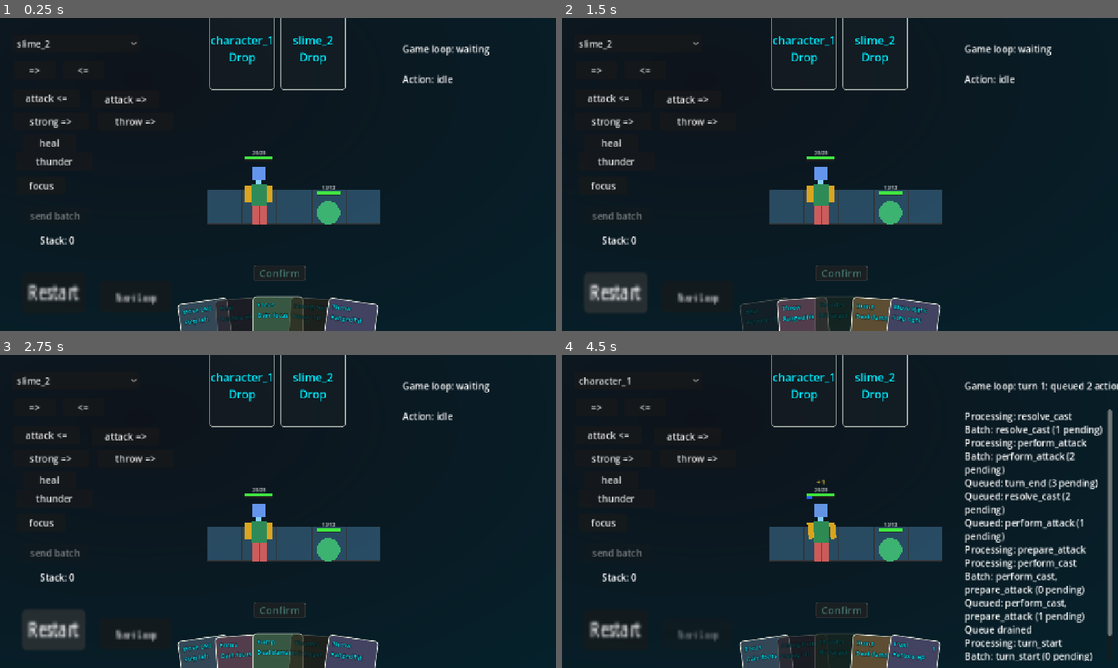
Above: before the commit, frames 1-4 (two rows, left to right).
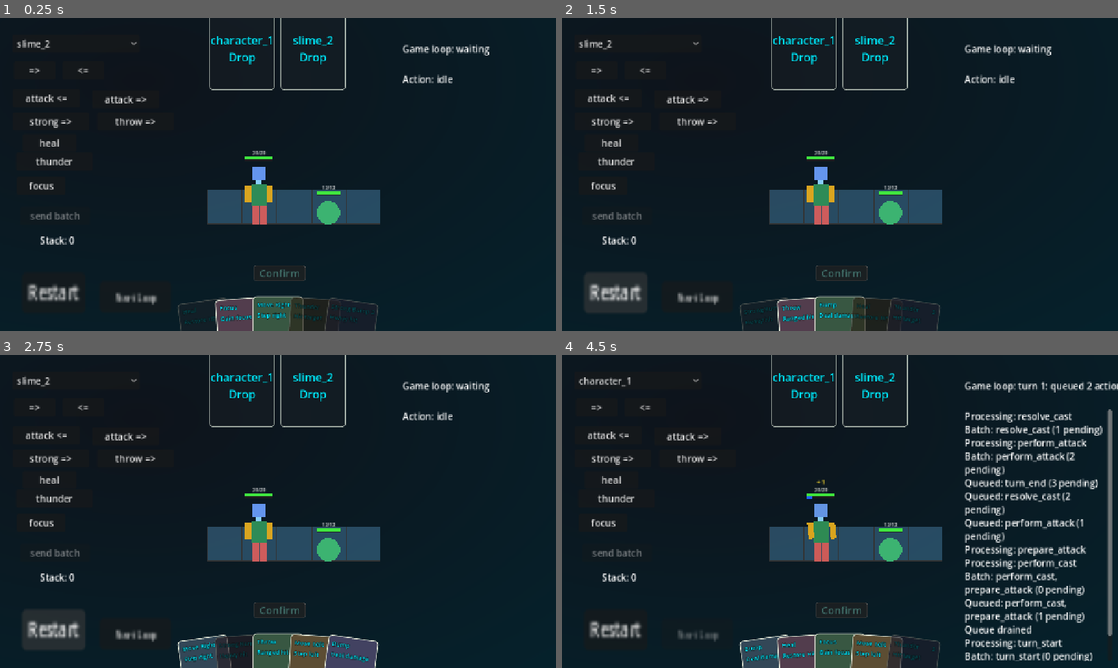
Above: after the commit, the same moments.

Repository: bubblecigar/turn-base-game
Game: Godot game, scene res://scenes/main.tscn
The game is run twice, just before and just after one commit, with the same random seed, the same clock (stepped at 60 frames per second) and the same inputs.
Inputs:
- Up to frame 1 (0.25 s): no input
- Up to frame 2 (1.5 s): click "Restart" at 0.5 s; click "Restart" at 1.25 s
- Up to frame 3 (2.75 s): click "Restart" at 2 s
- Up to frame 4 (4.5 s): click "Start Loop" at 2.75 s; click "slime_2" at 3.5 s; click "=>" at 4.25 s

The runs differ from the first frame. In frame 1, 2.3% of the frame differs, in the area x 32-68%, y 89-100%; in frame 2, 2.3%; in frame 3, 1.6%; in frame 4, 2.5%, in the area x 33-68%, y 88-100%.

Commit message:
refactor card_pool service from hand_gui

Diff:
--- /dev/null
+++ b/scenes/gui/card_pool_service.gd
@@ -0,0 +1,67 @@
+extends RefCounted
+
+const ENTITY_CARD_POOL_SIZE := 5
+
+var _state_store: Node
+var _cards: Array[Dictionary] = _load_card_templates()
+
+
+func _init(state_store: Node) -> void:
+	_state_store = state_store
+
+
+static func _load_card_templates() -> Array[Dictionary]:
+	var file := FileAccess.open("res://scenes/gui/card_templates.json", FileAccess.READ)
+	if file == null:
+		push_error("Failed to open card_templates.json")
+		return []
+	var parsed: Variant = JSON.parse_string(file.get_as_text())
+	if not parsed is Dictionary:
+		push_error("card_templates.json must be a JSON object")
+		return []
+	var result: Array[Dictionary] = []
+	for id: String in (parsed as Dictionary):
+		var item: Variant = (parsed as Dictionary)[id]
+		if item is Dictionary:
+			var entry := (item as Dictionary).duplicate()
+			entry["id"] = id
+			result.append(entry)
+	return result
+
+
+func set_cards(cards: Array[Dictionary]) -> void:
+	_cards = cards.duplicate(true)
+
+
+func ensure_card_pools_for_entities(entities: Dictionary) -> void:
+	if _state_store == null:
+		return
+
+	for raw_entity_id: Variant in entities:
+		var entity_id := StringName(str(raw_entity_id))
+		if entity_id == &"" or _state_store.has_entity_card_pool(entity_id):
+			continue
+
+		_state_store.set_entity_card_pool(entity_id, _create_random_card_pool())
+
+
+func get_current_entity_cards(entity_id: StringName) -> Array[Dictionary]:
+	if _state_store == null:
+		return _cards.duplicate(true)
+	if entity_id == &"":
+		return []
+
+	return _state_store.get_entity_card_pool(entity_id)
+
+
+func _create_random_card_pool() -> Array[Dictionary]:
+	var card_pool: Array[Dictionary] = []
+	var available_cards := _cards.duplicate(true)
+	available_cards.shuffle()
+
+	var count := mini(ENTITY_CARD_POOL_SIZE, available_cards.size())
+	for index in count:
+		var card: Dictionary = available_cards[index]
+		card_pool.append(card.duplicate(true))
+
+	return card_pool
--- a/scenes/gui/hand_gui.gd
+++ b/scenes/gui/hand_gui.gd
@@ -4,8 +4,8 @@
 const SelectionSlotsView := preload("res://scenes/gui/SelectionSlotsView.gd")
 const CardHandView := preload("res://scenes/gui/card_hand_view.gd")
 const CardDragController := preload("res://scenes/gui/card_drag_controller.gd")
+const CardPoolService := preload("res://scenes/gui/card_pool_service.gd")
 const CARD_SIZE := Vector2(116.0, 158.0)
-const ENTITY_CARD_POOL_SIZE := 5
 
 @export var action_queue_path: NodePath
 @export var action_handler_path: NodePath
@@ -27,33 +27,15 @@
 var _active_cards: Array[Dictionary] = []
 var _pending_confirmed_card_actions: Dictionary = {}
 var _pending_card_return_count := 0
-var _cards: Array[Dictionary] = _load_card_templates()
 var _card_action_factory: RefCounted
 var _card_drag_controller: RefCounted
-
-
-static func _load_card_templates() -> Array[Dictionary]:
-	var file := FileAccess.open("res://scenes/gui/card_templates.json", FileAccess.READ)
-	if file == null:
-		push_error("Failed to open card_templates.json")
-		return []
-	var parsed: Variant = JSON.parse_string(file.get_as_text())
-	if not parsed is Dictionary:
-		push_error("card_templates.json must be a JSON object")
-		return []
-	var result: Array[Dictionary] = []
-	for id: String in (parsed as Dictionary):
-		var item: Variant = (parsed as Dictionary)[id]
-		if item is Dictionary:
-			var entry := (item as Dictionary).duplicate()
-			entry["id"] = id
-			result.append(entry)
-	return result
+var _card_pool_service: RefCounted
 
 
 func _ready() -> void:
 	randomize()
 	_card_action_factory = CardActionFactory.new(state_store)
+	_card_pool_service = CardPoolService.new(state_store)
 	if card_stack != null:
 		_card_drag_controller = CardDragController.new(card_stack)
 		card_stack.setup(card_face_template, Callable(self, "_get_selection_slot_card_position"), Callable(self, "_get_player_entity_id"))
@@ -75,13 +57,14 @@
 
 	if action_handler != null:
 		action_handler.turn_end.connect(_on_action_handler_turn_end)
-	_ensure_card_pools_for_entities(state_store.get_value(&"entities", {}) if state_store != null else {}, {})
+	_ensure_card_pools_for_entities(state_store.get_value(&"entities", {}) if state_store != null else {})
 	_refresh_cards_for_current_entity()
 
 
 func set_cards(cards: Array[Dictionary]) -> void:
-	_cards = cards.duplicate(true)
-	_ensure_card_pools_for_entities(state_store.get_value(&"entities", {}) if state_store != null else {}, {})
+	if _card_pool_service != null:
+		_card_pool_service.set_cards(cards)
+	_ensure_card_pools_for_entities(state_store.get_value(&"entities", {}) if state_store != null else {})
 	_refresh_cards_for_current_entity()
 
 
@@ -95,7 +78,7 @@
 
 
 func _on_entities_updated(_entities: Dictionary, _previous: Variant) -> void:
-	_ensure_card_pools_for_entities(_entities, _previous)
+	_ensure_card_pools_for_entities(_entities)
 	_sync_selection_slots()
 	_refresh_cards_for_current_entity()
 	_update_card_enabled_states()
@@ -310,29 +293,11 @@
 	state_store.set_value(&"selected_cards", next_selected_cards)
 
 
-func _ensure_card_pools_for_entities(entities: Dictionary, _previous_entities: Variant) -> void:
-	if state_store == null:
-		return
-
-	for raw_entity_id: Variant in entities:
-		var entity_id := StringName(str(raw_entity_id))
-		if entity_id == &"" or state_store.has_entity_card_pool(entity_id):
-			continue
-
-		state_store.set_entity_card_pool(entity_id, _create_random_card_pool())
-
-
-func _create_random_card_pool() -> Array[Dictionary]:
-	var card_pool: Array[Dictionary] = []
-	var available_cards := _cards.duplicate(true)
-	available_cards.shuffle()
-
-	var count := mini(ENTITY_CARD_POOL_SIZE, available_cards.size())
-	for index in count:
-		var card: Dictionary = available_cards[index]
-		card_pool.append(card.duplicate(true))
-
-	return card_pool
+func _ensure_card_pools_for_entities(entities: Dictionary) -> void:
+	if _card_pool_service == null:
+		return
+
+	_card_pool_service.ensure_card_pools_for_entities(entities)
 
 
 func _refresh_cards_for_current_entity() -> void:
@@ -343,14 +308,11 @@
 
 
 func _get_current_entity_cards() -> Array[Dictionary]:
-	if state_store == null:
-		return _cards.duplicate(true)
-
 	var entity_id := _get_player_entity_id()
-	if entity_id == &"":
+	if _card_pool_service == null:
 		return []
 
-	return state_store.get_entity_card_pool(entity_id)
+	return _card_pool_service.get_current_entity_cards(entity_id)
 
 
 func _update_selected_card_index() -> void:
Not shown, added: scenes/gui/card_pool_service.gd.uid
